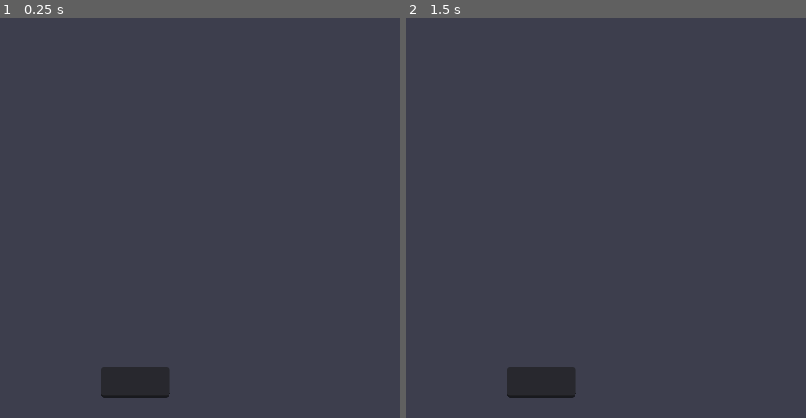
Above: before the commit, frames 1-2 (left to right).
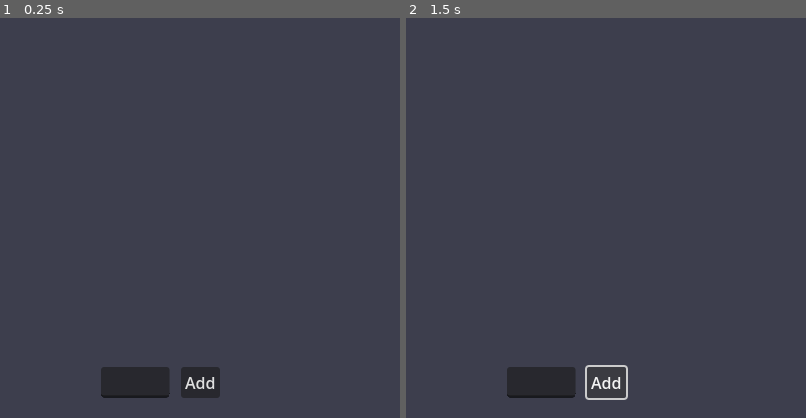
Above: after the commit, the same moments.

Repository: Nathaniel-Rabaya-CSUB/Habit-Tracker
Game: Godot game, scene res://control.tscn
Same seed, same stepped clock (60 frames per second), same inputs: the game is played once before the commit and once after it.
Inputs (mouse positions are % of the whole screen's width and height, from its top left):
- Up to frame 1 (0.25 s): no input
- Up to frame 2 (1.5 s): click (58, 96) at 0.5 s, where only the run after the commit has a clickable "Add"; click (58, 96) at 1.25 s, where only the run after the commit has a clickable "Add"
The pictures show only the part of the screen within x 33-83%, y 50-100%; the shares and areas given below are measured in that part.

The runs differ from the first frame. In frame 1, 0.7% of the frame differs, in the area x 45-55%, y 87-95%; in frame 2, 0.3%.

Commit message:
Created Add Button  + Scrollable Vertical List

Diff:
--- a/control.gd
+++ b/control.gd
@@ -1,10 +1,24 @@
 extends Control
 
-@onready var line_edit: LineEdit = $ColorRect/user_input
-@onready var label: Label = $ColorRect/user_output
+@onready var line_edit = $ColorRect/option
+@onready var add_button = $ColorRect/add_option
+@onready var label_container = $ColorRect/ScrollContainer/vContainer
 
 func _ready() -> void:
-	line_edit.text_submitted.connect(_on_LineEdit_text_entered)
+	add_button.pressed.connect(_on_add_option_pressed)
 
-func _on_LineEdit_text_entered(new_text: String) -> void:
-	label.text = "Your name is: " + new_text
+func _on_add_option_pressed() -> void:
+	create_new_label(line_edit.text)
+	line_edit.clear()
+
+func create_new_label(label_text):
+	if label_text.is_empty():
+		return
+
+	var new_label = Label.new()
+	new_label.text = label_text
+	label_container.add_child(new_label)
+
+
+func _on_remove_option_pressed() -> void:
+	pass # Replace with function body.
--- a/control.tscn
+++ b/control.tscn
@@ -20,23 +20,28 @@
 grow_vertical = 2
 color = Color(0.24, 0.245, 0.3, 1)
 
-[node name="user_output" type="Label" parent="ColorRect"]
+[node name="ScrollContainer" type="ScrollContainer" parent="ColorRect"]
 layout_mode = 1
-anchors_preset = -1
+anchors_preset = 8
 anchor_left = 0.5
-anchor_top = 1.0
+anchor_top = 0.5
 anchor_right = 0.5
-anchor_bottom = 1.0
-offset_left = -40.0
-offset_top = -40.0
-offset_right = 40.0
-offset_bottom = -100.0
+anchor_bottom = 0.5
+offset_left = -50.0
+offset_top = -50.0
+offset_right = 50.0
+offset_bottom = 50.0
 grow_horizontal = 2
-grow_vertical = 0
+grow_vertical = 2
 
-[node name="user_input" type="LineEdit" parent="ColorRect"]
-layout_mode = 1
-anchors_preset = -1
+[node name="vContainer" type="VBoxContainer" parent="ColorRect/ScrollContainer"]
+layout_mode = 2
+
+[node name="list" type="Label" parent="ColorRect/ScrollContainer/vContainer"]
+layout_mode = 2
+
+[node name="option" type="LineEdit" parent="ColorRect"]
+layout_mode = 2
 anchor_left = 0.5
 anchor_top = 1.0
 anchor_right = 0.5
@@ -47,3 +52,20 @@
 offset_bottom = -20.0
 grow_horizontal = 2
 grow_vertical = 0
+
+[node name="add_option" type="Button" parent="ColorRect"]
+layout_mode = 1
+anchors_preset = -1
+anchor_left = 0.581875
+anchor_top = 0.975
+anchor_right = 0.581875
+anchor_bottom = 0.975
+offset_left = -19.5
+offset_top = -31.0
+offset_right = 19.5
+grow_horizontal = 2
+grow_vertical = 0
+text = "Add"
+metadata/_edit_use_anchors_ = true
+
+[connection signal="pressed" from="ColorRect/add_option" to="." method="_on_add_option_pressed"]
